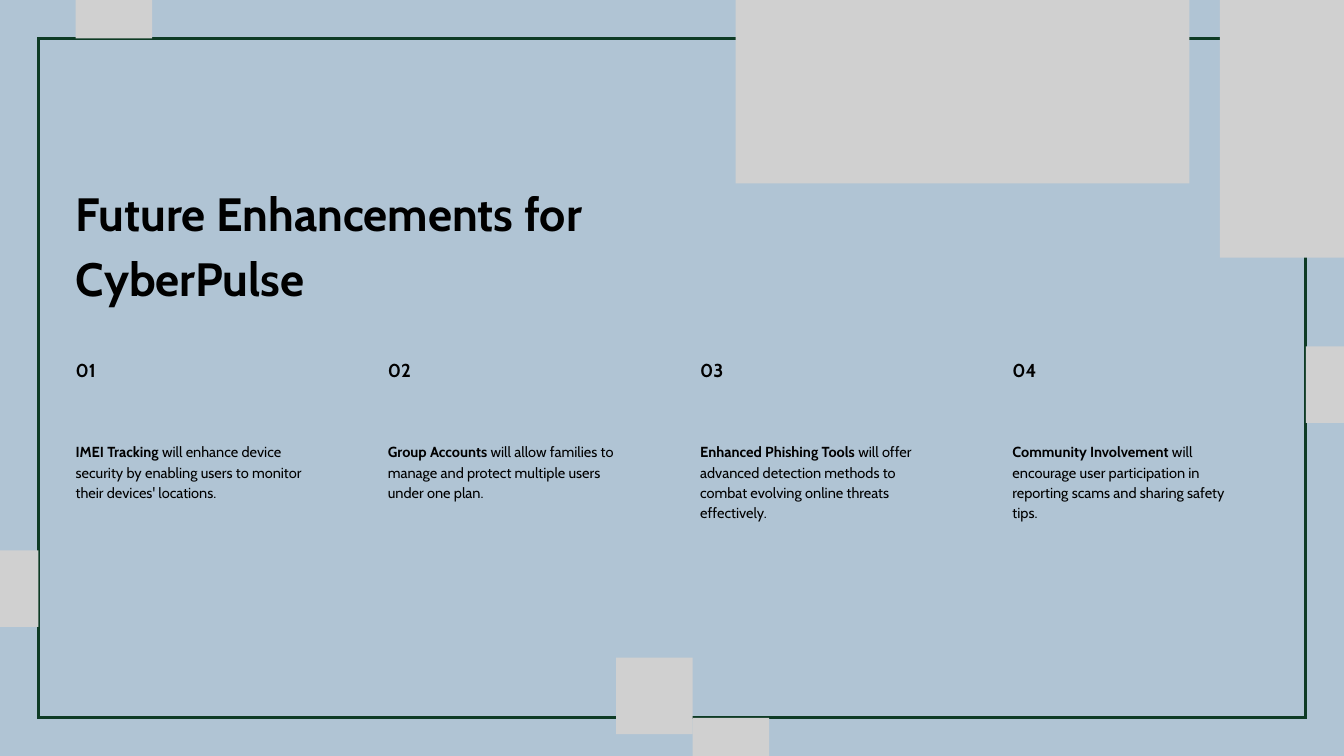
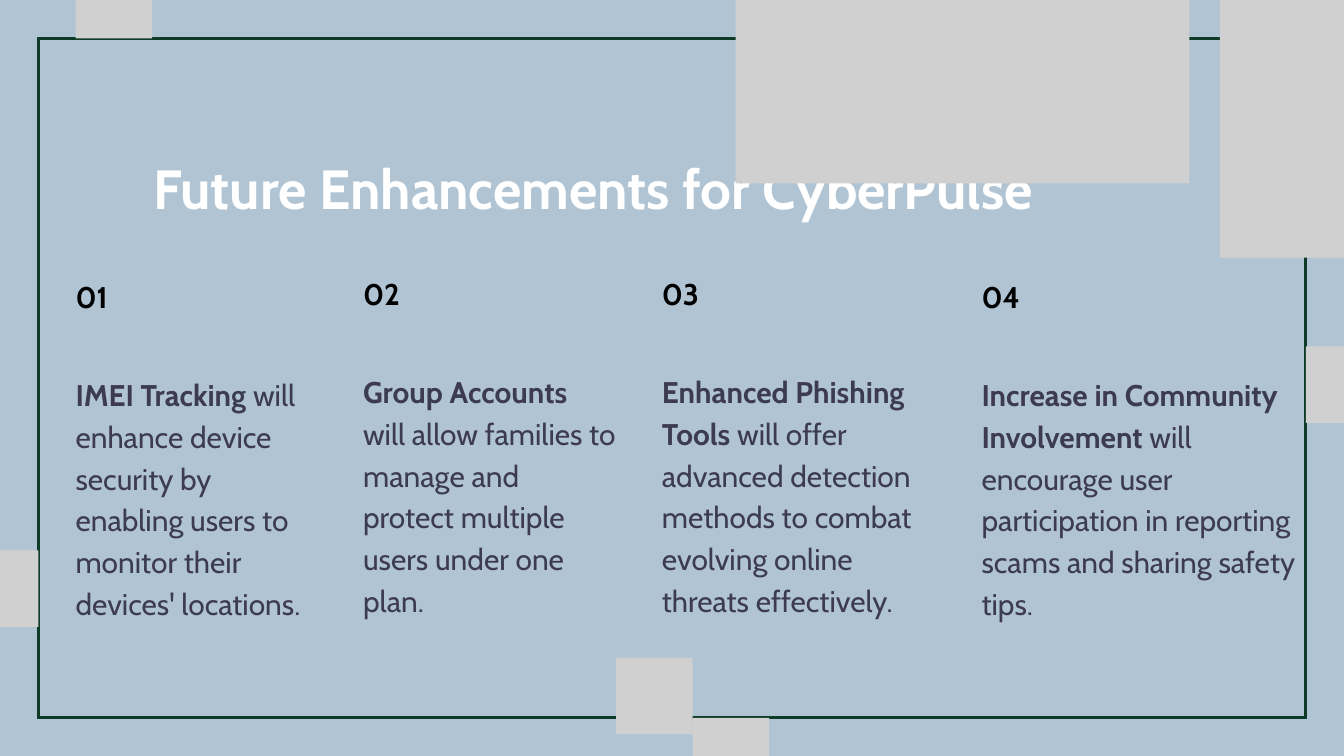
Before and after one commit to brogrammer012/CipherNova, a slide deck: slide 7 of demo/Presentation - CyberPulse.pptx (slide 5 before the commit). Drawn at 1344x756 pixels with LibreOffice and Linux fonts; fonts in the diff are those of the drawing; grey boxes stand for pictures. Boxes give left, top, right and bottom in pixels: in the first picture for what was removed or moved away, otherwise in the second. Text is boxed around its words. In the diff, an @@ line names an element or a change of style, - is before the commit and + after.

Commit message:
Presentation

```diff
--- a/demo/Presentation - CyberPulse.pptx
+++ b/demo/Presentation - CyberPulse.pptx
@@ text "Future Enhancements for CyberPulse": place and size @@
-text "Future Enhancements for CyberPulse" at (76, 196, 582, 308)
+text "Future Enhancements for CyberPulse" at (153, 168, 1033, 222)
@@ text "Future Enhancements for CyberPulse" at (153, 168, 1033, 222): size 50 to 59 pt, text colour #000000 to #FFFFFF; line spacing 70pt to 82.6pt @@
@@ text "01": place and size @@
-text "01" at (76, 363, 96, 377)
+text "01" at (76, 286, 108, 309)
@@ text "02": place and size @@
-text "02" at (388, 363, 411, 378)
+text "02" at (363, 283, 400, 306)
@@ size 20 to 32 pt; line spacing 28pt to 44.8pt in 4 elements at (76, 286, 108, 309), (363, 283, 400, 306), (982, 286, 1020, 309), (662, 283, 699, 306) @@
@@ text "03": place and size @@
-text "03" at (700, 363, 723, 378)
+text "03" at (662, 283, 699, 306)
@@ text "04": place and size @@
-text "04" at (1012, 363, 1036, 378)
+text "04" at (982, 286, 1020, 309)
@@ size 15.5 to 32 pt, text colour #000000 to #3D3B54; line spacing 21.8pt to 44.8pt in 3 elements at (662, 380, 912, 619), (363, 381, 615, 619), (76, 383, 300, 616) @@
@@ text "IMEI Tracking will enhance device ...": place and size @@
-text "IMEI Tracking will enhance device ..." at (76, 446, 301, 498)
+text "IMEI Tracking will enhance device ..." at (76, 383, 300, 616)
@@ text "Group Accounts will allow families ...": place and size @@
-text "Group Accounts will allow families ..." at (388, 446, 614, 502)
+text "Group Accounts will allow families ..." at (363, 381, 615, 619)
@@ text "Enhanced Phishing Tools will offer ...": place and size @@
-text "Enhanced Phishing Tools will offer ..." at (700, 446, 912, 522)
+text "Enhanced Phishing Tools will offer ..." at (662, 380, 912, 619)
@@ text at (982, 385, 1296, 622): text changed; size 15.5 to 32 pt; text colour #000000 to #3D3B54 @@
-Community Involvement will encourage user participation in reporting scams and sharing safety tips.
+Increase in Community Involvement will encourage user participation in reporting scams and sharing safety tips.
```
Also in this commit, not shown: 3 other slides changed, 4 slides added, 2 slides removed.
